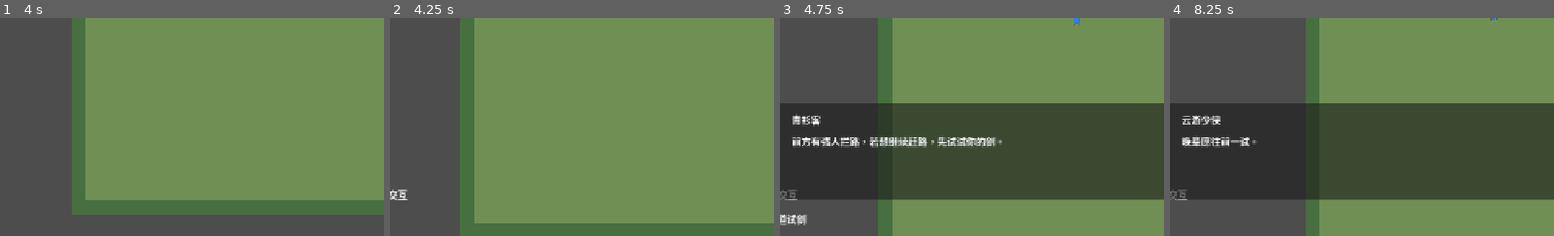
Above: before the commit, frames 1-4 (left to right).
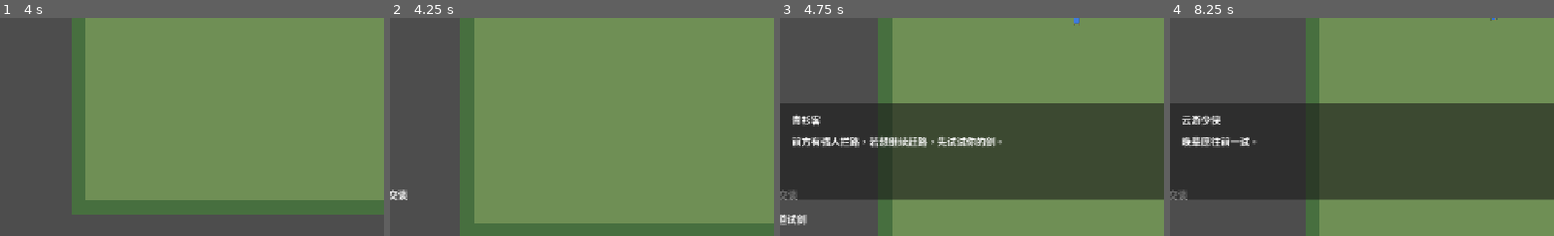
Above: after the commit, the same moments.

Repository: zhangyebo1991/liangyusheng-qunxiazhuan
Game: Godot game, scene res://scenes/boot.tscn
The game is run twice, just before and just after one commit, with the same random seed, the same clock (stepped at 60 frames per second) and the same inputs.
Inputs (mouse positions are % of the whole screen's width and height, from its top left):
- Up to frame 1 (4 s): click "开始新游戏" at 0.5 s; tap Enter (confirm) at 1.25, 2.1 s; move the mouse to (65, 44) at 1.27 s; hold D (move_right) 1.28-2.03 s; hold E (interact) 1.28-2.03 s; click (65, 44) at 1.42 s; move the mouse to (87, 42) at 2.02 s; hold S (move_down) 2.03-2.78 s; click (87, 42) at 2.17 s; tap E (interact) at 2.3, 3.6 s; move the mouse to (60, 28) at 2.77 s; hold D (move_right) 2.78-3.53 s; hold E (interact) 2.78-3.53 s; move the mouse to (44, 70) at 3.52 s; hold W (move_up) from 3.53 s (still down); click (44, 70) at 3.67 s
- Up to frame 2 (4.25 s): keep holding W (move_up)
- Up to frame 3 (4.75 s): move the mouse to (80, 65) at 4.27 s; release W (move_up) at 4.28 s; hold A (move_left) from 4.28 s (still down); hold Enter (confirm) from 4.28 s (still down); tap E (interact) at 4.55 s
- Up to frame 4 (8.25 s): tap Escape (cancel) at 4.9 s; move the mouse to (19, 35) at 5.02 s; release Enter (confirm) at 5.03 s; tap E (interact) at 5.1, 6.8, 8.1 s; move the mouse to (55, 50) at 5.77 s; release A (move_left) at 5.78 s; hold S (move_down) 5.78-6.53 s; hold E (interact) 5.78-6.53 s; click (55, 50) at 5.92 s; move the mouse to (34, 25) at 6.52 s; hold D (move_right) 6.53-7.28 s; tap Enter (confirm) at 6.6 s; move the mouse to (72, 45) at 7.27 s; hold W (move_up) 7.28-8.03 s; hold E (interact) 7.28-8.03 s; move the mouse to (29, 55) at 8.02 s; hold D (move_right) from 8.03 s (still down); click (29, 55) at 8.17 s
The pictures show only the part of the screen within x 9-59%, y 50-100%; the shares and areas given below are measured in that part.

Frame 1 is identical in both runs. In frame 2, less than 0.1% of the frame differs, in the area x 2-5%, y 78-84%; in frame 3, less than 0.1%; in frame 4, less than 0.1%.

Commit message:
refactor: 抽出通用地图场景基础

Diff:
--- a/scripts/scenes/map_interactable.gd
+++ b/scripts/scenes/map_interactable.gd
@@ -21,7 +21,7 @@
 	var visual = ColorRect.new()
 	visual.size = Vector2(24, 24)
 	visual.position = Vector2(-12, -12)
-	visual.color = Color("#8d3b7a") if record.get("type", "") == "npc" else Color("#8f3b2f")
+	visual.color = _read_color()
 	add_child(visual)
 
 	label = Label.new()
@@ -35,7 +35,31 @@
 	body_exited.connect(_on_body_exited)
 
 func get_interaction_text() -> String:
-	return "按 E 与%s交互" % str(record.get("name", "此人"))
+	var display_name = str(record.get("name", "此处"))
+	match str(record.get("type", "")):
+		"npc":
+			return "按 E 与%s交谈" % display_name
+		"battle_trigger":
+			return "按 E 挑战%s" % display_name
+		"exit":
+			return "按 E 前往%s" % display_name
+		"notice":
+			return "按 E 查看%s" % display_name
+		_:
+			return "按 E 与%s交互" % display_name
+
+func _read_color() -> Color:
+	match str(record.get("type", "")):
+		"npc":
+			return Color("#8d3b7a")
+		"battle_trigger":
+			return Color("#8f3b2f")
+		"exit":
+			return Color("#2f6fdd")
+		"notice":
+			return Color("#c49a2c")
+		_:
+			return Color("#666666")
 
 func _on_input_event(_viewport: Node, event: InputEvent, _shape_idx: int) -> void:
 	if event is InputEventMouseButton and event.pressed and event.button_index == MOUSE_BUTTON_LEFT:
--- /dev/null
+++ b/scripts/scenes/map_screen_base.gd
@@ -0,0 +1,175 @@
+extends Node2D
+
+const PlayerControllerScript = preload("res://scripts/scenes/player_controller.gd")
+const MapInteractableScript = preload("res://scripts/scenes/map_interactable.gd")
+const HudScript = preload("res://scripts/scenes/hud.gd")
+const DialogueBoxScript = preload("res://scripts/scenes/dialogue_box.gd")
+const DialogueSystemScript = preload("res://scripts/systems/dialogue_system.gd")
+const MapObjectSpawnerScript = preload("res://scripts/systems/map_object_spawner.gd")
+const MapTransitionSystemScript = preload("res://scripts/systems/map_transition_system.gd")
+
+var player
+var hud
+var dialogue_box
+var dialogue_system = DialogueSystemScript.new()
+var spawner = MapObjectSpawnerScript.new()
+var transition_system = MapTransitionSystemScript.new()
+var map_data: Dictionary = {}
+var interactables: Array = []
+var map_id: String = ""
+var fallback_spawn: Vector2 = Vector2(160, 320)
+var background_color: Color = Color("#6f8f55")
+var obstacle_color: Color = Color("#476f3f")
+
+func configure_map(next_map_id: String, next_fallback_spawn: Vector2, next_background_color: Color, next_obstacle_color: Color) -> void:
+	map_id = next_map_id
+	fallback_spawn = next_fallback_spawn
+	background_color = next_background_color
+	obstacle_color = next_obstacle_color
+
+func _ready() -> void:
+	dialogue_system.set_repository(DataRepository)
+	_load_map_data()
+	_create_terrain()
+	_create_player()
+	_create_camera()
+	_create_ui()
+	_spawn_objects()
+	_update_quest_text()
+
+func _process(_delta: float) -> void:
+	_update_nearest_interactable()
+
+func _unhandled_input(event: InputEvent) -> void:
+	if event.is_action_pressed("cancel"):
+		var success = GameState.save_to_path("user://save_01.json")
+		hud.show_message("存档成功。" if success else "存档失败。")
+
+func _load_map_data() -> void:
+	map_data = DataRepository.get_map(map_id)
+	if map_data.is_empty():
+		push_error("无法读取地图配置：%s" % map_id)
+		map_data = {
+			"id": map_id,
+			"spawn_position": {"x": fallback_spawn.x, "y": fallback_spawn.y},
+			"objects": [],
+		}
+
+func _create_terrain() -> void:
+	_add_background(Vector2(1280, 720))
+
+func _add_background(size: Vector2) -> void:
+	var terrain = TileMapLayer.new()
+	terrain.name = "Terrain"
+	add_child(terrain)
+
+	var background = ColorRect.new()
+	background.color = background_color
+	background.size = size
+	background.position = Vector2.ZERO
+	add_child(background)
+	move_child(background, 0)
+
+func _add_obstacle(rect: Rect2) -> void:
+	var body = StaticBody2D.new()
+	body.position = rect.position
+	var shape = CollisionShape2D.new()
+	var rectangle = RectangleShape2D.new()
+	rectangle.size = rect.size
+	shape.shape = rectangle
+	shape.position = rect.size / 2.0
+	body.add_child(shape)
+	add_child(body)
+
+	var visual = ColorRect.new()
+	visual.color = obstacle_color
+	visual.position = rect.position
+	visual.size = rect.size
+	add_child(visual)
+
+func _create_player() -> void:
+	player = PlayerControllerScript.new()
+	player.name = "Player"
+	player.global_position = _read_spawn_position()
+	player.position_changed.connect(_on_player_position_changed)
+	player.interact_requested.connect(_interact_with)
+	add_child(player)
+
+func _create_camera() -> void:
+	var camera = Camera2D.new()
+	camera.position_smoothing_enabled = true
+	player.add_child(camera)
+	camera.make_current()
+
+func _create_ui() -> void:
+	hud = HudScript.new()
+	add_child(hud)
+	dialogue_box = DialogueBoxScript.new()
+	add_child(dialogue_box)
+
+func _spawn_objects() -> void:
+	var records = spawner.get_spawn_records(map_data, GameState.map_state.resolved_objects)
+	for record in records:
+		var interactable = MapInteractableScript.new()
+		interactable.setup(record)
+		interactable.clicked.connect(_on_interactable_clicked)
+		interactable.player_entered.connect(_on_interactable_entered)
+		interactable.player_exited.connect(_on_interactable_exited)
+		interactables.append(interactable)
+		add_child(interactable)
+
+func _update_nearest_interactable() -> void:
+	var nearest = null
+	var best_distance := INF
+	for interactable in interactables:
+		var distance = player.global_position.distance_to(interactable.global_position)
+		var radius = float(interactable.record.get("radius", 48.0))
+		if distance <= radius and distance < best_distance:
+			nearest = interactable
+			best_distance = distance
+	player.set_current_interactable(nearest)
+	hud.set_prompt(nearest.get_interaction_text() if nearest != null else "")
+
+func _interact_with(_interactable) -> void:
+	pass
+
+func _transition_to_exit(record: Dictionary) -> void:
+	var target_map_id = str(record.get("target_map_id", ""))
+	var target_map = DataRepository.get_map(target_map_id)
+	var result = transition_system.resolve_transition(record, target_map)
+	if not bool(result.get("success", false)):
+		hud.show_message(str(result.get("message", "前路尚未开放。")))
+		return
+
+	GameState.set_current_map(str(result.get("map_id", "")), result.get("position", fallback_spawn))
+	SceneLoader.change_scene(GameState.get_current_map_scene_path())
+
+func _open_dialogue(dialogue_id: String, fallback_text: String = "此人暂时无话可说。") -> void:
+	var lines = dialogue_system.get_lines(dialogue_id)
+	if lines.is_empty():
+		lines = [{"speaker": "旁白", "text": fallback_text}]
+	dialogue_box.open(lines)
+
+func _on_interactable_clicked(interactable) -> void:
+	var radius = float(interactable.record.get("radius", 48.0))
+	if player.global_position.distance_to(interactable.global_position) <= radius:
+		_interact_with(interactable)
+	else:
+		hud.show_message("距离太远。")
+
+func _on_interactable_entered(interactable) -> void:
+	hud.set_prompt(interactable.get_interaction_text())
+
+func _on_interactable_exited(_interactable) -> void:
+	hud.set_prompt("")
+
+func _on_player_position_changed(position: Vector2) -> void:
+	GameState.set_player_position(position)
+
+func _update_quest_text() -> void:
+	pass
+
+func _read_spawn_position() -> Vector2:
+	if GameState.map_state.current_map_id == map_id:
+		return GameState.map_state.player_position
+	return fallback_spawn
--- a/scripts/scenes/mountain_pass_screen.gd
+++ b/scripts/scenes/mountain_pass_screen.gd
@@ -1,120 +1,17 @@
-extends Node2D
-
-const PlayerControllerScript = preload("res://scripts/scenes/player_controller.gd")
-const MapInteractableScript = preload("res://scripts/scenes/map_interactable.gd")
-const HudScript = preload("res://scripts/scenes/hud.gd")
-const DialogueBoxScript = preload("res://scripts/scenes/dialogue_box.gd")
-const DialogueSystemScript = preload("res://scripts/systems/dialogue_system.gd")
-const MapObjectSpawnerScript = preload("res://scripts/systems/map_object_spawner.gd")
-
-var player
-var hud
-var dialogue_box
-var dialogue_system = DialogueSystemScript.new()
-var spawner = MapObjectSpawnerScript.new()
-var map_data: Dictionary = {}
-var interactables: Array = []
+extends "res://scripts/scenes/map_screen_base.gd"
 
 func _ready() -> void:
-	dialogue_system.set_repository(DataRepository)
-	map_data = DataRepository.get_map("mountain_pass")
-	if map_data.is_empty():
-		push_error("无法读取山道地图配置。")
-		map_data = {"spawn_position": {"x": 160, "y": 320}, "objects": []}
-
-	_create_terrain()
-	_create_player()
-	_create_camera()
-	_create_ui()
-	_spawn_objects()
-	_update_quest_text()
-
-func _process(_delta: float) -> void:
-	_update_nearest_interactable()
-
-func _unhandled_input(event: InputEvent) -> void:
-	if event.is_action_pressed("cancel"):
-		var success = GameState.save_to_path("user://save_01.json")
-		hud.show_message("存档成功。" if success else "存档失败。")
+	configure_map("mountain_pass", Vector2(160, 320), Color("#6f8f55"), Color("#476f3f"))
+	super._ready()
 
 func _create_terrain() -> void:
-	var terrain = TileMapLayer.new()
-	terrain.name = "Terrain"
-	add_child(terrain)
-
-	var background = ColorRect.new()
-	background.color = Color("#6f8f55")
-	background.size = Vector2(1280, 720)
-	background.position = Vector2(0, 0)
-	add_child(background)
-	move_child(background, 0)
-
+	_add_background(Vector2(1280, 720))
 	_add_obstacle(Rect2(0, 0, 1280, 24))
 	_add_obstacle(Rect2(0, 696, 1280, 24))
 	_add_obstacle(Rect2(0, 0, 24, 720))
 	_add_obstacle(Rect2(1256, 0, 24, 720))
 	_add_obstacle(Rect2(520, 120, 120, 120))
 	_add_obstacle(Rect2(900, 380, 160, 120))
-
-func _add_obstacle(rect: Rect2) -> void:
-	var body = StaticBody2D.new()
-	body.position = rect.position
-	var shape = CollisionShape2D.new()
-	var rectangle = RectangleShape2D.new()
-	rectangle.size = rect.size
-	shape.shape = rectangle
-	shape.position = rect.size / 2.0
-	body.add_child(shape)
-	add_child(body)
-
-	var visual = ColorRect.new()
-	visual.color = Color("#476f3f")
-	visual.position = rect.position
-	visual.size = rect.size
-	add_child(visual)
-
-func _create_player() -> void:
-	player = PlayerControllerScript.new()
-	player.name = "Player"
-	player.global_position = _read_spawn_position()
-	player.position_changed.connect(_on_player_position_changed)
-	player.interact_requested.connect(_interact_with)
-	add_child(player)
-
-func _create_camera() -> void:
-	var camera = Camera2D.new()
-	camera.position_smoothing_enabled = true
-	player.add_child(camera)
-	camera.make_current()
-
-func _create_ui() -> void:
-	hud = HudScript.new()
-	add_child(hud)
-	dialogue_box = DialogueBoxScript.new()
-	add_child(dialogue_box)
-
-func _spawn_objects() -> void:
-	var records = spawner.get_spawn_records(map_data, GameState.map_state.resolved_objects)
-	for record in records:
-		var interactable = MapInteractableScript.new()
-		interactable.setup(record)
-		interactable.clicked.connect(_on_interactable_clicked)
-		interactable.player_entered.connect(_on_interactable_entered)
-		interactable.player_exited.connect(_on_interactable_exited)
-		interactables.append(interactable)
-		add_child(interactable)
-
-func _update_nearest_interactable() -> void:
-	var nearest = null
-	var best_distance := INF
-	for interactable in interactables:
-		var distance = player.global_position.distance_to(interactable.global_position)
-		var radius = float(interactable.record.get("radius", 48.0))
-		if distance <= radius and distance < best_distance:
-			nearest = interactable
-			best_distance = distance
-	player.set_current_interactable(nearest)
-	hud.set_prompt(nearest.get_interaction_text() if nearest != null else "")
 
 func _interact_with(interactable) -> void:
 	if interactable == null:
@@ -124,22 +21,25 @@
 			_talk_to_npc(interactable.record)
 		"battle_trigger":
 			_start_battle(interactable.record)
+		"exit":
+			_transition_to_exit(interactable.record)
 
 func _talk_to_npc(record: Dictionary) -> void:
 	var quest_id = str(record.get("quest_id", ""))
 	var status = GameState.quest_system.get_status(quest_id)
 	if status == "not_started":
 		GameState.quest_system.start_quest(quest_id)
-		dialogue_box.open(dialogue_system.get_lines(str(record.get("dialogue_id", ""))))
+		_open_dialogue(str(record.get("dialogue_id", "")))
 		hud.show_message("任务开始：山道试剑")
 	elif status == "ready_to_complete":
 		GameState.quest_system.complete_quest(quest_id)
-		GameState.party.add_item("herb_small", 1)
-		GameState.map_state.mark_reward_claimed(quest_id)
-		dialogue_box.open(dialogue_system.get_lines("mountain_pass_complete"))
-		hud.show_message("获得：小还丹")
+		if not GameState.map_state.is_reward_claimed(quest_id):
+			GameState.party.add_item("herb_small", 1)
+			GameState.map_state.mark_reward_claimed(quest_id)
+			hud.show_message("获得：小还丹")
+		_open_dialogue("mountain_pass_complete")
 	else:
-		dialogue_box.open(dialogue_system.get_lines(str(record.get("dialogue_id", ""))))
+		_open_dialogue(str(record.get("dialogue_id", "")))
 	_update_quest_text()
 
 func _start_battle(record: Dictionary) -> void:
@@ -159,35 +59,23 @@
 	})
 	SceneLoader.change_scene("res://scenes/battle.tscn")
 
-func _on_interactable_clicked(interactable) -> void:
-	var radius = float(interactable.record.get("radius", 48.0))
-	if player.global_position.distance_to(interactable.global_position) <= radius:
-		_interact_with(interactable)
-	else:
-		hud.show_message("距离太远。")
-
-func _on_interactable_entered(interactable) -> void:
-	hud.set_prompt(interactable.get_interaction_text())
-
-func _on_interactable_exited(_interactable) -> void:
-	hud.set_prompt("")
-
-func _on_player_position_changed(position: Vector2) -> void:
-	GameState.set_player_position(position)
-
 func _update_quest_text() -> void:
-	var status = GameState.quest_system.get_status("quest_mountain_trial")
-	if status == "active":
+	var mountain_status = GameState.quest_system.get_status("quest_mountain_trial")
+	if mountain_status == "active":
 		hud.set_quest_text("山道试剑：击退前方强人")
-	elif status == "ready_to_complete":
+		return
+	if mountain_status == "ready_to_complete":
 		hud.set_quest_text("山道试剑：回去向青衫客复命")
-	elif status == "completed":
-		hud.set_quest_text("山道试剑：已完成")
-	else:
-		hud.set_quest_text("")
-
-func _read_spawn_position() -> Vector2:
-	if GameState.map_state.current_map_id == "mountain_pass":
-		return GameState.map_state.player_position
-	var spawn = map_data.get("spawn_position", {})
-	return Vector2(float(spawn.get("x", 160.0)), float(spawn.get("y", 320.0)))
+		return
+	if mountain_status == "completed":
+		var delivery_status = GameState.quest_system.get_status("quest_deliver_letter")
+		if delivery_status == "active":
+			hud.set_quest_text("送信到客栈：将书信交给客栈掌柜")
+		elif delivery_status == "ready_to_complete":
+			hud.set_quest_text("送信到客栈：与掌柜确认回信")
+		elif delivery_status == "completed":
+			hud.set_quest_text("送信到客栈：已完成")
+		else:
+			hud.set_quest_text("山道试剑：已完成")
+		return
+	hud.set_quest_text("")
